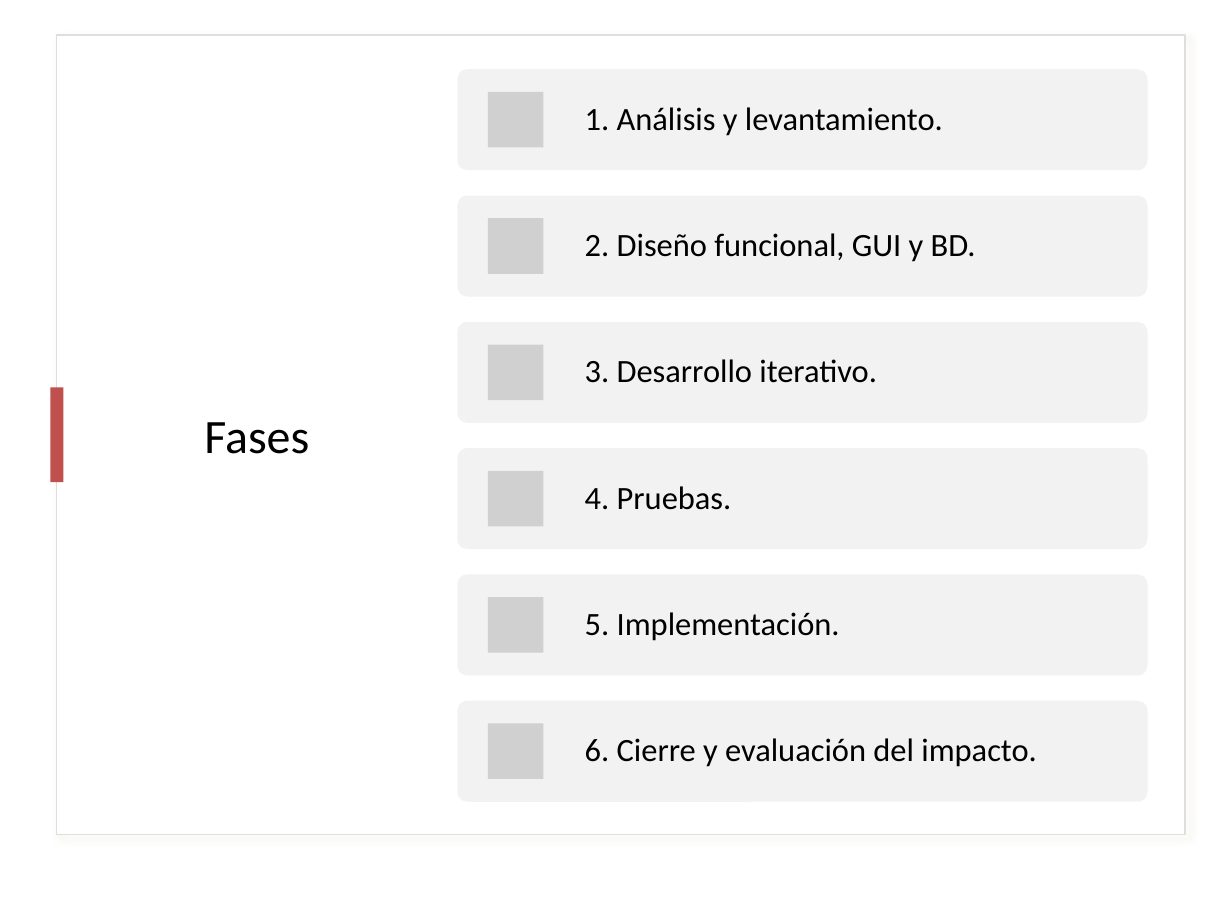
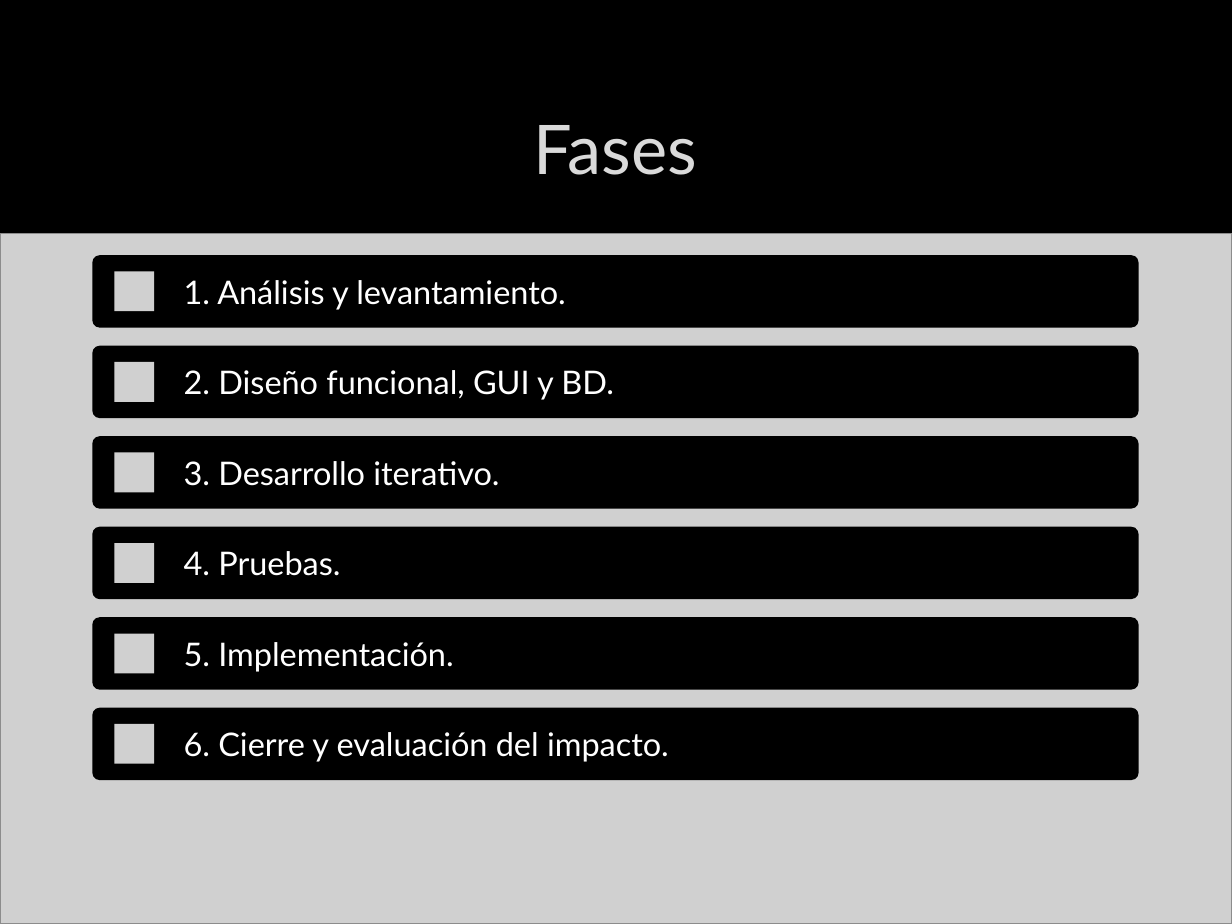
Before and after one commit to DalizC/PTY4614, a slide deck: slide 13 of Equipo 09/Fase 2/Evidencias Proyecto/Presentacion.pptx. Drawn at 1232x924 pixels with LibreOffice and Linux fonts; fonts in the diff are those of the drawing; grey boxes stand for pictures; background and template pictures are left out. Boxes give left, top, right and bottom in pixels: in the first picture for what was removed or moved away, otherwise in the second. Text is boxed around its words. In the diff, an @@ line names an element or a change of style, - is before the commit and + after.

```diff
--- a/Equipo 09/Fase 2/Evidencias Proyecto/Presentacion.pptx
+++ b/Equipo 09/Fase 2/Evidencias Proyecto/Presentacion.pptx
@@ background #FFFFFF to picture (left out) @@
@@ rectangle removed at (57,34,1185,834) @@
@@ title "Fases": place and size @@
-title "Fases" at (204,422,309,454)
+title "Fases" at (534,125,697,175)
@@ title "Fases" at (534,125,697,175): size 28 to 40 pt, font Calibri to Lato, text colour #000000 to #DADADA, letter outline none to #404040 0.75 pt @@
@@ picture added at (0,233,1232,924) @@
@@ text "1. Análisis y levantamiento.": place and size @@
-text "1. Análisis y levantamiento." at (585,107,943,136)
+text "1. Análisis y levantamiento." at (184,280,566,310)
@@ text "2. Diseño funcional, GUI y ...": place and size @@
-text "2. Diseño funcional, GUI y ..." at (585,233,976,262)
+text "2. Diseño funcional, GUI y ..." at (184,370,614,400)
@@ rectangle removed at (51,387,63,482) @@
@@ font Calibri to Lato, text colour #000000 to #FFFFFF; line spacing 0.9 to 1 in 6 elements at (184,732,669,762), (184,642,453,672), (184,551,340,576), (184,280,566,310), (184,370,614,400), (184,461,499,486) @@
@@ text "3. Desarrollo iterativo.": place and size @@
-text "3. Desarrollo iterativo." at (585,359,877,383)
+text "3. Desarrollo iterativo." at (184,461,499,486)
@@ picture: place and size @@
-picture at (488,218,543,274)
+picture at (115,452,154,492)
@@ text "4. Pruebas.": place and size @@
-text "4. Pruebas." at (585,486,732,510)
+text "4. Pruebas." at (184,551,340,576)
@@ text "5. Implementación.": place and size @@
-text "5. Implementación." at (585,612,840,641)
+text "5. Implementación." at (184,642,453,672)
@@ text "6. Cierre y evaluación del ...": place and size @@
-text "6. Cierre y evaluación del ..." at (585,738,1036,767)
+text "6. Cierre y evaluación del ..." at (184,732,669,762)
@@ group added at (92,255,1138,780): 6 rounded rectangles, 5 pictures @@
@@ group removed at (457,69,1147,802): 6 rounded rectangles, 5 pictures @@
```
Also in this commit, not shown: 12 other slides changed, 1 slide added, 1 slide removed.
